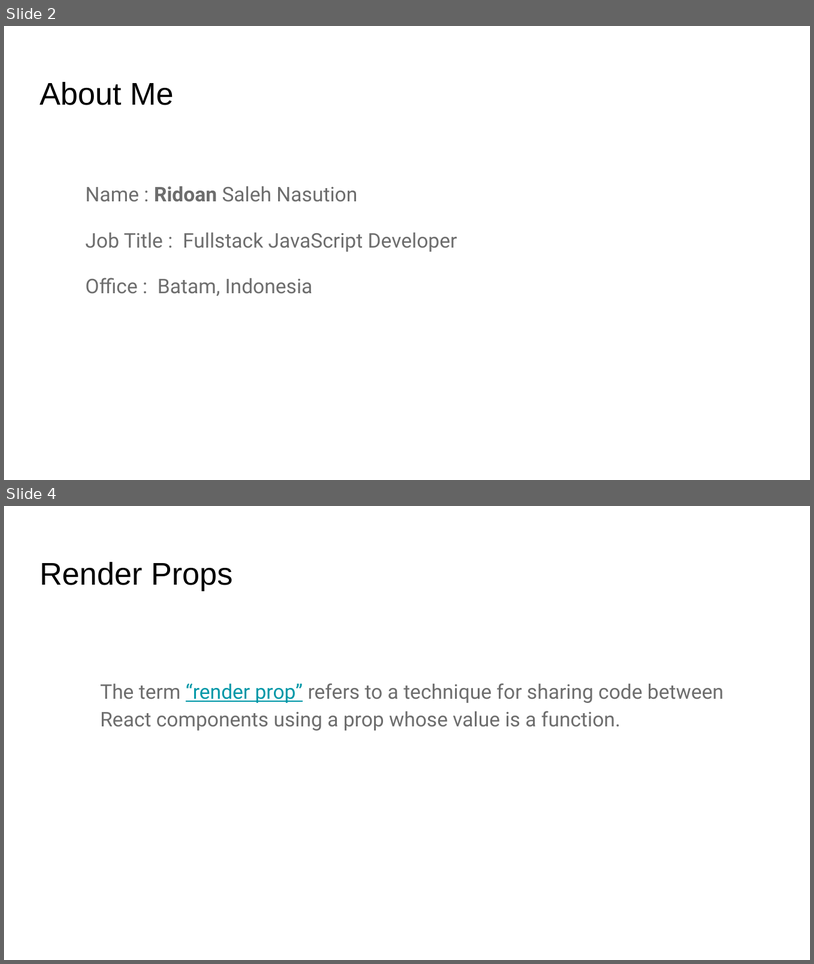
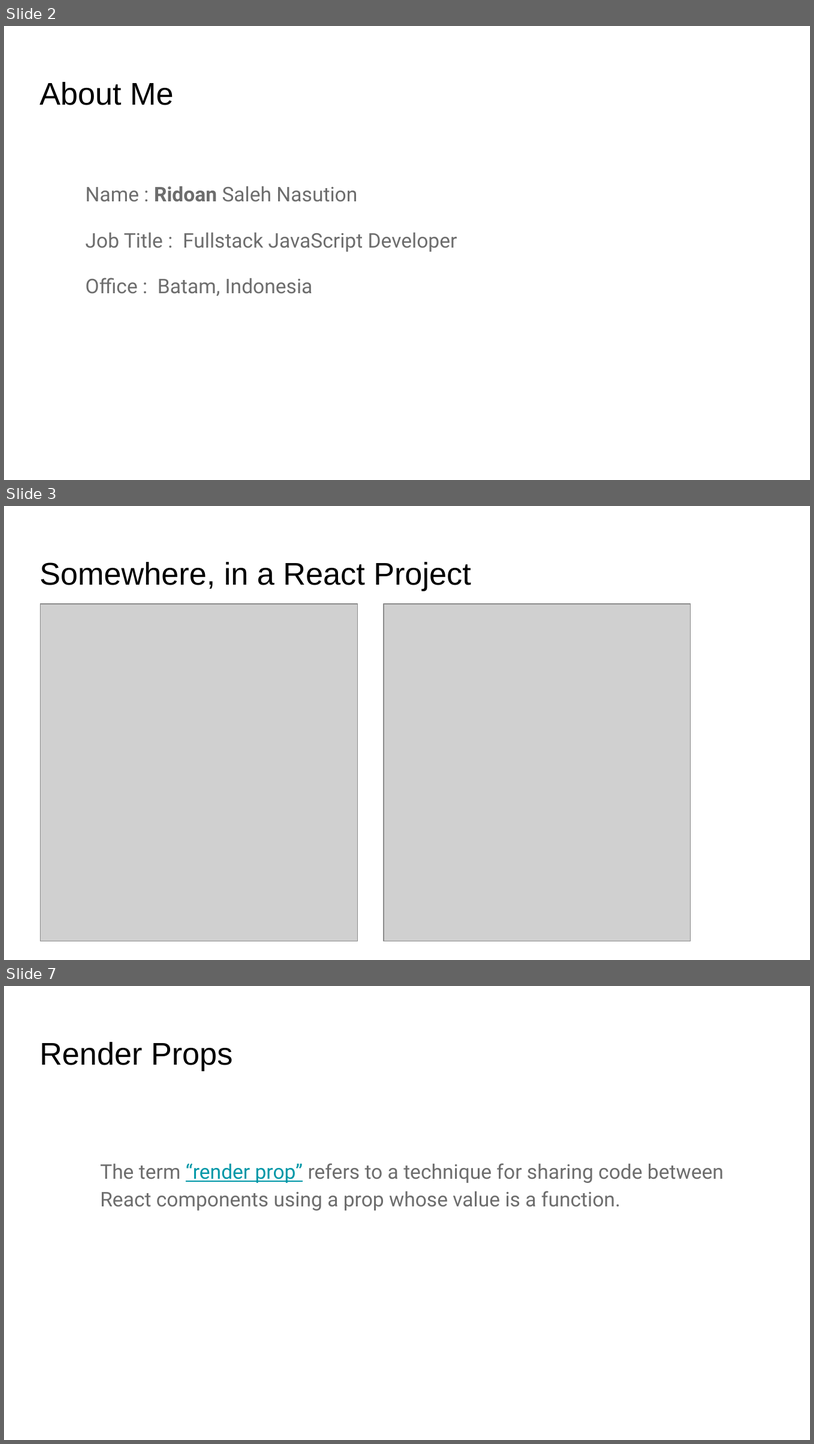
Before and after one commit to ridoansaleh/sharing-business-logic, a slide deck: docs/Sharing Common Logic Between Components.pptx. Shown one above the other, each under a label of ours: slides 2 and 4 before the commit, slides 2, 3 and 7 after it; the slides between them are not shown. The pictures are 814x964 and 814x1444 pixels, drawn with LibreOffice and Linux fonts; fonts in the diff are those of the drawing; grey boxes stand for pictures. Boxes give left, top, right and bottom in pixels: in the first picture for what was removed or moved away, otherwise in the second. Text is boxed around its words. In the diff, an @@ line names an element or a change of style, - is before the commit and + after.

```diff
--- a/docs/Sharing Common Logic Between Components.pptx
+++ b/docs/Sharing Common Logic Between Components.pptx
@@ slide 3 added at [4, 506, 810, 960], background #FFFFFF @@
@@ title added at [39, 562, 471, 591], 28 pt, text #000000 @@
+Somewhere, in a React Project
@@ picture added at [40, 604, 358, 940] @@
@@ picture added at [384, 604, 691, 940] @@
@@ what was slide 4 is now slide 7 @@
```
Also in this commit, not shown: 7 slides changed, 5 other slides added, 4 slides removed, 7 other files.
